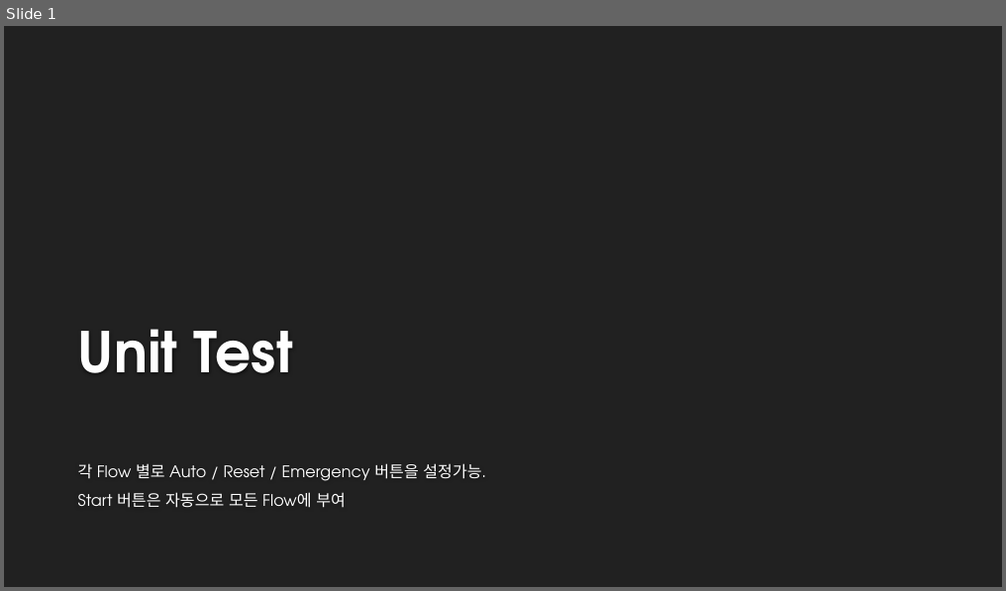
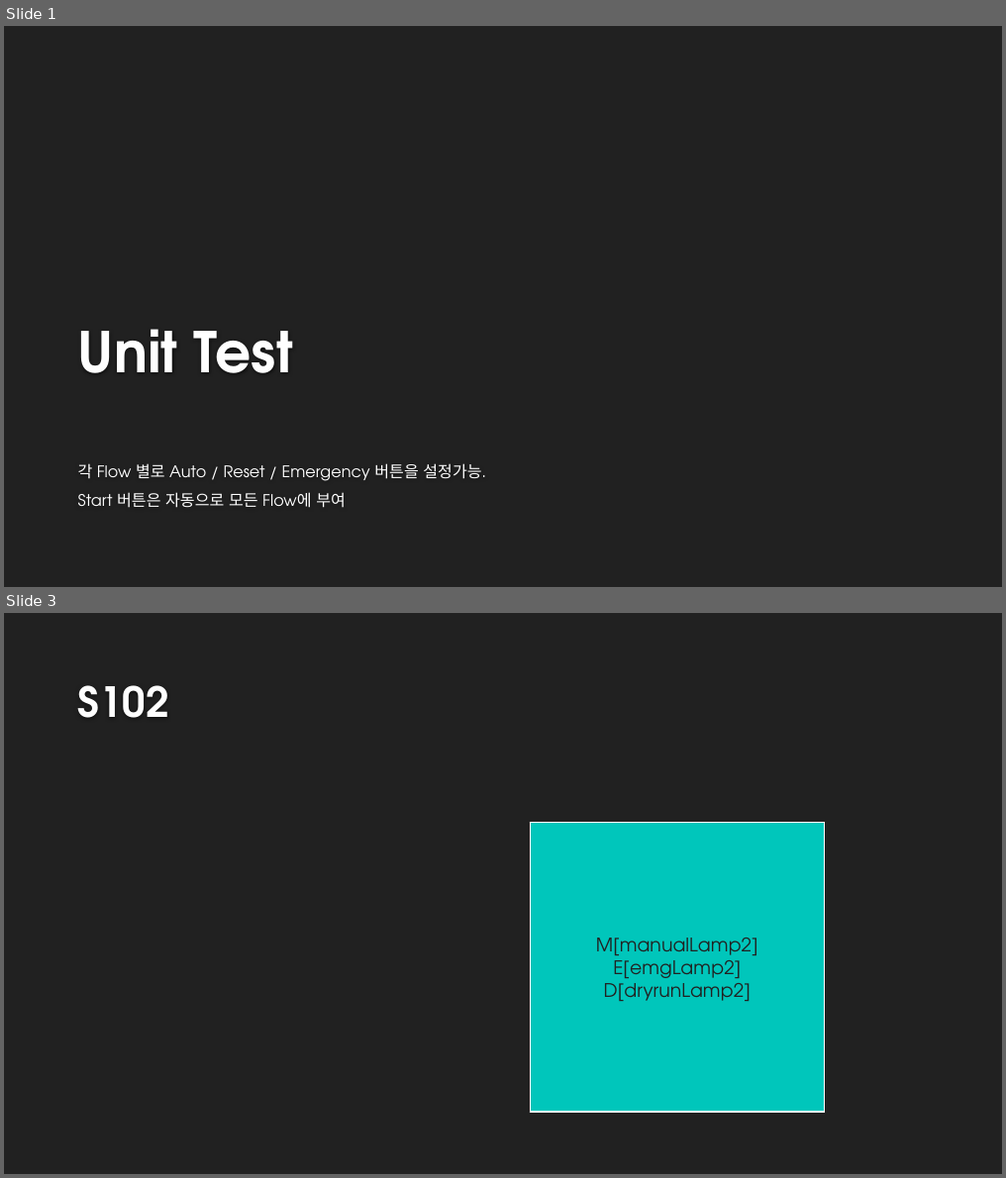
Before and after one commit to DualsoftDev/ds, a slide deck: DsDotNet/src/UnitTest/UnitTest.Engine/ImportOffice/ppt/T10_Button.pptx. Shown one above the other, each under a label of ours: slide 1 before the commit, slides 1 and 3 after it; the slides between them are not shown. The pictures are 1006x591 and 1006x1178 pixels, drawn with LibreOffice and Linux fonts; fonts in the diff are those of the drawing; background and template pictures are left out. Boxes give left, top, right and bottom in pixels: in the first picture for what was removed or moved away, otherwise in the second. Text is boxed around its words. In the diff, an @@ line names an element or a change of style, - is before the commit and + after.

Commit message:
ppt 수정 lamp btn

```diff
--- a/DsDotNet/src/UnitTest/UnitTest.Engine/ImportOffice/ppt/T10_Button.pptx
+++ b/DsDotNet/src/UnitTest/UnitTest.Engine/ImportOffice/ppt/T10_Button.pptx
@@ slide 3 added at bbox=[4, 613, 1002, 1174], background #212121 @@
@@ title added at bbox=[78, 685, 169, 718], 40 pt, text #FEFEFE, bold @@
+S102
@@ bevel added at bbox=[531, 823, 825, 1112], fill #00C6BB, outline #FFFFFF 1.25 pt, 18 pt, text #212121 @@
+M[manualLamp2]
+E[emgLamp2]
+D[dryrunLamp2]
```
Also in this commit, not shown: 2 other slides added, 3 slides removed, 10 other files.
